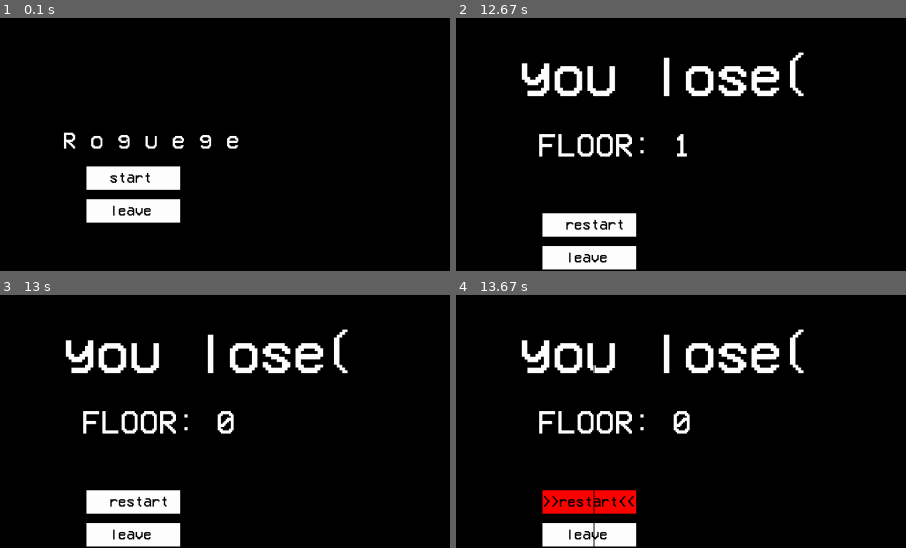
Above: before the commit, frames 1-4 (two rows, left to right).
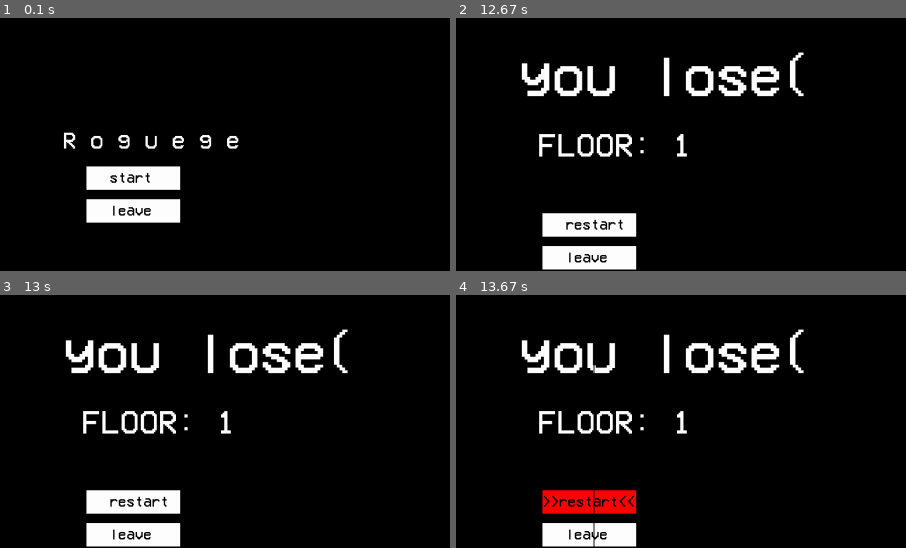
Above: after the commit, the same moments.

Repository: myatnyi/pygame-project
Game: pygame game, started from main.py
Same seed, same stepped clock (60 frames per second), same inputs: the game is played once before the commit and once after it.
Inputs (mouse positions are % of the whole screen's width and height, from its top left):
- Up to frame 1 (0.1 s): no input
- Up to frame 2 (12.67 s): hold Left 0.33-0.87 s; hold Down 0.9-1.2 s; hold Left 1.23-1.63 s; hold Up 1.67-2.03 s; hold Right 2.07-2.7 s; hold Down 2.73-3.1 s; hold Left 3.13-3.6 s; hold Right 3.63-4.1 s; hold Up 4.13-4.43 s; hold Right 4.47-4.93 s; hold Left 4.97-5.5 s; hold Down 5.53-5.83 s; hold Left 5.87-6.27 s; hold Up 6.3-6.67 s; hold Right 6.7-7.33 s; click "start" at 7.42 s
- Up to frame 3 (13 s): hold Left from 12.73 s (still down); move the mouse to (73, 50) at 12.77 s
- Up to frame 4 (13.67 s): release Left at 13.2 s; click "restart" at 13.28 s
The pictures show only the part of the screen within x 35-85%, y 8-58%; the shares and areas given below are measured in that part.

Frames 1-2 are identical in both runs. In frame 3, 0.2% of the frame differs, in the area x 48-52%, y 45-55%; in frame 4, 0.2%.

Commit message:
финальный патч

Diff:
--- a/ObjectEntity.py
+++ b/ObjectEntity.py
@@ -25,7 +25,7 @@
         self.image.set_alpha(128)
 
     def update(self):
-        if self.image.get_alpha() - 4 <= 0:
+        if self.image.get_alpha() - self.time <= 0:
             self.kill()
         else:
             self.screen.blit(self.color_rect.to_surface(unsetcolor=(0, 0, 0, 0), setcolor=self.color), self.rect)
@@ -43,6 +43,7 @@
         self.info = ''
         self.count_frames = 0
         self.screen = screen
+        self.particles = pygame.sprite.Group()
 
     def load_image(self, name):
         fullname = os.path.join('data', name)
@@ -63,6 +64,8 @@
         return frames
 
     def update(self):
+        self.particles.update()
+        self.particles.draw(self.screen)
         self.change_frame(self.frames, 1)
         self.count_frames += 1
 
@@ -90,7 +93,6 @@
         self.bounce_dist = 0
         self.resist_time = 0
         self.obstacle_level = []
-        self.particles = pygame.sprite.Group()
         self.walk_hitbox = pygame.Rect((self.rect.x, self.rect.y + self.rect.height * 0.7, self.rect.width,
                                         self.rect.height * 0.3))
         self.position_before_colliding = self.rect, self.walk_hitbox
--- a/cards.py
+++ b/cards.py
@@ -21,6 +21,7 @@
         self.picked = False
 
     def update(self):
+        super().update()
         match self.state:
             case 1:
                 text = '+УРОН'
@@ -28,7 +29,6 @@
                 text = '+ХП'
             case 3:
                 text = '+СКОРОСТЬ'
-        super().update()
         cntr = self.rect.center
         self.rect = self.image.get_rect()
         self.rect.center = cntr
--- a/main.py
+++ b/main.py
@@ -153,7 +153,6 @@
     pygame.mixer.music.load(os.path.join('data', 'menu_or_final.mp3'))
     pygame.mixer.music.play(-1)
     pygame.mixer.music.set_volume(0.1)
-    FLOOR = 0
     while True:
         for event in pygame.event.get():
             if event.type == pygame.QUIT:
@@ -161,7 +160,6 @@
             elif event.type == pygame.KEYDOWN or \
                     event.type == pygame.MOUSEBUTTONDOWN:
                 return
-
 
         if STATE != MenuSM.FINAL:
             return
@@ -193,12 +191,10 @@
     pygame.mixer.music.load(os.path.join('data', 'game_music.mp3'))
     pygame.mixer.music.play(-1)
     pygame.mixer.music.set_volume(0.1)
-    print(lvl)
     while True:
         for event in pygame.event.get():
             if event.type == pygame.QUIT or event.type == pygame.KEYDOWN and event.key == pygame.K_ESCAPE:
-                STATE = MenuSM.MENU
-                start_screen()
+                terminate()
         screen.fill('black')
         bg.update()
         level.draw_border(level.read_file()[0])
@@ -252,6 +248,7 @@
     global FLOOR
     all_sprites = pygame.sprite.Group()
     player = Player(screen, 'chr.png', WIDTH // 2, HEIGHT // 2, all_sprites)
+    FLOOR = 1
     while True:
         transition('black')
         level(player, all_sprites)
Binary file added: data/chr-shield-down.png
Binary file added: data/chr-shield-left.png
